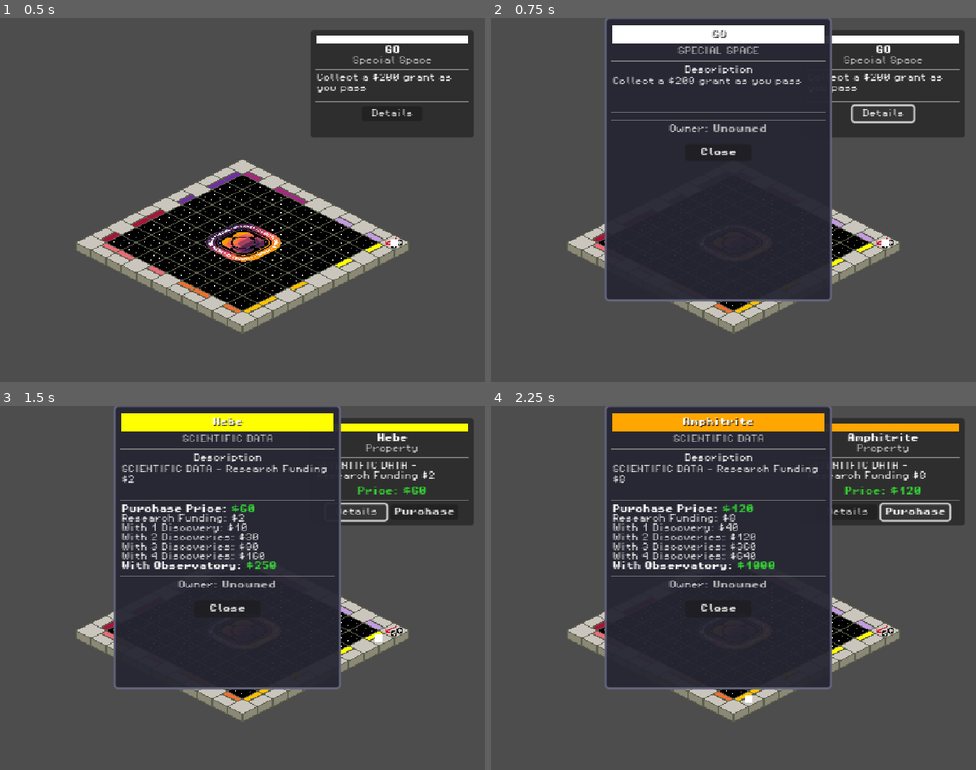
Above: before the commit, frames 1-4 (two rows, left to right).
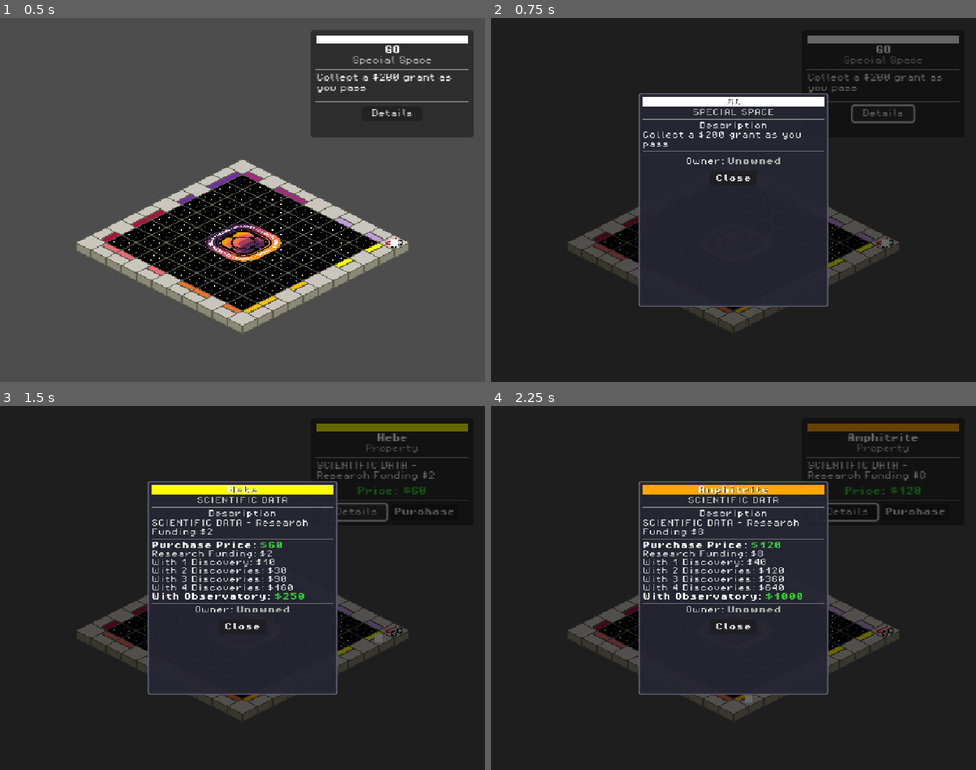
Above: after the commit, the same moments.

Repository: MissionToPsyche-Platinum/platinum_24d_game_psycheopoly-psb
Game: Godot game, scene res://scenes/GameBoard.tscn
Two runs of this game, one before a commit and one after it. Both use one fixed random seed, a clock stepped at 60 frames per second and the inputs below.
Inputs:
- Up to frame 1 (0.5 s): no input
- Up to frame 2 (0.75 s): click "Details" at 0.5 s
- Up to frame 3 (1.5 s): tap Enter at 1.25 s; hold Right from 1.28 s (still down)
- Up to frame 4 (2.25 s): tap Space at 1.52 s; release Right at 2 s; click "Purchase" at 2 s

Frame 1 is identical in both runs. In frame 2, 72% of the frame differs, in the area x 0-100%, y 0-100%; in frame 3, 74%; in frame 4, 74%.

Commit message:
feat: refactor PropertyDetailsPopup and space info panel for improved structure and functionality

Diff:
--- a/scenes/PropertyDetailsPopup.tscn
+++ b/scenes/PropertyDetailsPopup.tscn
@@ -16,18 +16,30 @@
 corner_radius_bottom_right = 4
 corner_radius_bottom_left = 4
 
-[node name="PropertyDetailsPopup" type="Control"]
-process_mode = 3
-layout_mode = 3
+[node name="PropertyDetailsPopup" type="CanvasLayer"]
+layer = 100
+follow_viewport_enabled = false
+script = ExtResource("1_details_script")
+
+[node name="Control" type="Control" parent="."]
 anchors_preset = 15
 anchor_right = 1.0
 anchor_bottom = 1.0
 grow_horizontal = 2
 grow_vertical = 2
 mouse_filter = 2
-script = ExtResource("1_details_script")
-
-[node name="CenterContainer" type="CenterContainer" parent="."]
+
+[node name="DimBackground" type="ColorRect" parent="Control"]
+layout_mode = 1
+anchors_preset = 15
+anchor_right = 1.0
+anchor_bottom = 1.0
+grow_horizontal = 2
+grow_vertical = 2
+mouse_filter = 0
+color = Color(0, 0, 0, 0.6)
+
+[node name="CenterContainer" type="CenterContainer" parent="Control"]
 layout_mode = 1
 anchors_preset = 15
 anchor_right = 1.0
@@ -36,13 +48,13 @@
 grow_vertical = 2
 mouse_filter = 2
 
-[node name="Panel" type="Panel" parent="CenterContainer"]
-custom_minimum_size = Vector2(240, 300)
+[node name="Panel" type="Panel" parent="Control/CenterContainer"]
+custom_minimum_size = Vector2(400, 450)
 layout_mode = 2
 mouse_filter = 1
 theme_override_styles/panel = SubResource("StyleBoxFlat_panel")
 
-[node name="PanelContainer" type="MarginContainer" parent="CenterContainer/Panel"]
+[node name="PanelContainer" type="MarginContainer" parent="Control/CenterContainer/Panel"]
 layout_mode = 1
 anchors_preset = 15
 anchor_right = 1.0
@@ -55,16 +67,16 @@
 theme_override_constants/margin_right = 8
 theme_override_constants/margin_bottom = 8
 
-[node name="VBoxContainer" type="VBoxContainer" parent="CenterContainer/Panel/PanelContainer"]
+[node name="VBoxContainer" type="VBoxContainer" parent="Control/CenterContainer/Panel/PanelContainer"]
 layout_mode = 2
 theme_override_constants/separation = 4
 
-[node name="ColorBar" type="ColorRect" parent="CenterContainer/Panel/PanelContainer/VBoxContainer"]
+[node name="ColorBar" type="ColorRect" parent="Control/CenterContainer/Panel/PanelContainer/VBoxContainer"]
 custom_minimum_size = Vector2(0, 20)
 layout_mode = 2
 color = Color(0.4, 0.7, 1, 1)
 
-[node name="PropertyName" type="Label" parent="CenterContainer/Panel/PanelContainer/VBoxContainer/ColorBar"]
+[node name="PropertyName" type="Label" parent="Control/CenterContainer/Panel/PanelContainer/VBoxContainer/ColorBar"]
 layout_mode = 1
 anchors_preset = 15
 anchor_right = 1.0
@@ -74,205 +86,205 @@
 theme_override_colors/font_color = Color(1, 1, 1, 1)
 theme_override_colors/font_shadow_color = Color(0, 0, 0, 0.5)
 theme_override_fonts/font = ExtResource("3_font_bold")
-theme_override_font_sizes/font_size = 8
+theme_override_font_sizes/font_size = 16
 text = "Property Name"
 horizontal_alignment = 1
 vertical_alignment = 1
 
-[node name="PropertyType" type="Label" parent="CenterContainer/Panel/PanelContainer/VBoxContainer"]
+[node name="PropertyType" type="Label" parent="Control/CenterContainer/Panel/PanelContainer/VBoxContainer"]
 layout_mode = 2
 theme_override_colors/font_color = Color(0.8, 0.8, 0.8, 1)
 theme_override_fonts/font = ExtResource("2_font")
-theme_override_font_sizes/font_size = 8
+theme_override_font_sizes/font_size = 16
 text = "Property Type"
 horizontal_alignment = 1
 
-[node name="HSeparator" type="HSeparator" parent="CenterContainer/Panel/PanelContainer/VBoxContainer"]
-layout_mode = 2
-
-[node name="DescriptionLabel" type="Label" parent="CenterContainer/Panel/PanelContainer/VBoxContainer"]
-layout_mode = 2
-theme_override_colors/font_color = Color(1, 1, 1, 1)
-theme_override_fonts/font = ExtResource("2_font")
-theme_override_font_sizes/font_size = 8
+[node name="HSeparator" type="HSeparator" parent="Control/CenterContainer/Panel/PanelContainer/VBoxContainer"]
+layout_mode = 2
+
+[node name="DescriptionLabel" type="Label" parent="Control/CenterContainer/Panel/PanelContainer/VBoxContainer"]
+layout_mode = 2
+theme_override_colors/font_color = Color(1, 1, 1, 1)
+theme_override_fonts/font = ExtResource("2_font")
+theme_override_font_sizes/font_size = 16
 text = "Description"
 horizontal_alignment = 1
 
-[node name="Description" type="Label" parent="CenterContainer/Panel/PanelContainer/VBoxContainer"]
+[node name="Description" type="Label" parent="Control/CenterContainer/Panel/PanelContainer/VBoxContainer"]
 custom_minimum_size = Vector2(0, 30)
 layout_mode = 2
 theme_override_colors/font_color = Color(0.9, 0.9, 0.9, 1)
 theme_override_fonts/font = ExtResource("2_font")
-theme_override_font_sizes/font_size = 8
+theme_override_font_sizes/font_size = 16
 text = "Property description goes here with details about the space."
 autowrap_mode = 3
 
-[node name="HSeparator2" type="HSeparator" parent="CenterContainer/Panel/PanelContainer/VBoxContainer"]
-layout_mode = 2
-
-[node name="DetailsContainer" type="VBoxContainer" parent="CenterContainer/Panel/PanelContainer/VBoxContainer"]
+[node name="HSeparator2" type="HSeparator" parent="Control/CenterContainer/Panel/PanelContainer/VBoxContainer"]
+layout_mode = 2
+
+[node name="DetailsContainer" type="VBoxContainer" parent="Control/CenterContainer/Panel/PanelContainer/VBoxContainer"]
 layout_mode = 2
 theme_override_constants/separation = 2
 
-[node name="PriceContainer" type="HBoxContainer" parent="CenterContainer/Panel/PanelContainer/VBoxContainer/DetailsContainer"]
-layout_mode = 2
-
-[node name="Label" type="Label" parent="CenterContainer/Panel/PanelContainer/VBoxContainer/DetailsContainer/PriceContainer"]
-custom_minimum_size = Vector2(90, 0)
-layout_mode = 2
-theme_override_colors/font_color = Color(1, 1, 1, 1)
-theme_override_fonts/font = ExtResource("3_font_bold")
-theme_override_font_sizes/font_size = 8
+[node name="PriceContainer" type="HBoxContainer" parent="Control/CenterContainer/Panel/PanelContainer/VBoxContainer/DetailsContainer"]
+layout_mode = 2
+
+[node name="Label" type="Label" parent="Control/CenterContainer/Panel/PanelContainer/VBoxContainer/DetailsContainer/PriceContainer"]
+custom_minimum_size = Vector2(90, 0)
+layout_mode = 2
+theme_override_colors/font_color = Color(1, 1, 1, 1)
+theme_override_fonts/font = ExtResource("3_font_bold")
+theme_override_font_sizes/font_size = 16
 text = "Purchase Price:"
 
-[node name="Value" type="Label" parent="CenterContainer/Panel/PanelContainer/VBoxContainer/DetailsContainer/PriceContainer"]
+[node name="Value" type="Label" parent="Control/CenterContainer/Panel/PanelContainer/VBoxContainer/DetailsContainer/PriceContainer"]
 layout_mode = 2
 theme_override_colors/font_color = Color(0.2, 0.8, 0.2, 1)
 theme_override_fonts/font = ExtResource("3_font_bold")
-theme_override_font_sizes/font_size = 8
+theme_override_font_sizes/font_size = 16
 text = "$200"
 
-[node name="RentContainer" type="HBoxContainer" parent="CenterContainer/Panel/PanelContainer/VBoxContainer/DetailsContainer"]
-layout_mode = 2
-
-[node name="Label" type="Label" parent="CenterContainer/Panel/PanelContainer/VBoxContainer/DetailsContainer/RentContainer"]
-custom_minimum_size = Vector2(90, 0)
-layout_mode = 2
-theme_override_colors/font_color = Color(0.9, 0.9, 0.9, 1)
-theme_override_fonts/font = ExtResource("2_font")
-theme_override_font_sizes/font_size = 8
+[node name="RentContainer" type="HBoxContainer" parent="Control/CenterContainer/Panel/PanelContainer/VBoxContainer/DetailsContainer"]
+layout_mode = 2
+
+[node name="Label" type="Label" parent="Control/CenterContainer/Panel/PanelContainer/VBoxContainer/DetailsContainer/RentContainer"]
+custom_minimum_size = Vector2(90, 0)
+layout_mode = 2
+theme_override_colors/font_color = Color(0.9, 0.9, 0.9, 1)
+theme_override_fonts/font = ExtResource("2_font")
+theme_override_font_sizes/font_size = 16
 text = "Research Funding:"
 
-[node name="Value" type="Label" parent="CenterContainer/Panel/PanelContainer/VBoxContainer/DetailsContainer/RentContainer"]
-layout_mode = 2
-theme_override_colors/font_color = Color(0.9, 0.9, 0.9, 1)
-theme_override_fonts/font = ExtResource("2_font")
-theme_override_font_sizes/font_size = 8
+[node name="Value" type="Label" parent="Control/CenterContainer/Panel/PanelContainer/VBoxContainer/DetailsContainer/RentContainer"]
+layout_mode = 2
+theme_override_colors/font_color = Color(0.9, 0.9, 0.9, 1)
+theme_override_fonts/font = ExtResource("2_font")
+theme_override_font_sizes/font_size = 16
 text = "$2"
 
-[node name="Rent1Container" type="HBoxContainer" parent="CenterContainer/Panel/PanelContainer/VBoxContainer/DetailsContainer"]
-layout_mode = 2
-
-[node name="Label" type="Label" parent="CenterContainer/Panel/PanelContainer/VBoxContainer/DetailsContainer/Rent1Container"]
-custom_minimum_size = Vector2(90, 0)
-layout_mode = 2
-theme_override_colors/font_color = Color(0.9, 0.9, 0.9, 1)
-theme_override_fonts/font = ExtResource("2_font")
-theme_override_font_sizes/font_size = 8
+[node name="Rent1Container" type="HBoxContainer" parent="Control/CenterContainer/Panel/PanelContainer/VBoxContainer/DetailsContainer"]
+layout_mode = 2
+
+[node name="Label" type="Label" parent="Control/CenterContainer/Panel/PanelContainer/VBoxContainer/DetailsContainer/Rent1Container"]
+custom_minimum_size = Vector2(90, 0)
+layout_mode = 2
+theme_override_colors/font_color = Color(0.9, 0.9, 0.9, 1)
+theme_override_fonts/font = ExtResource("2_font")
+theme_override_font_sizes/font_size = 16
 text = "With 1 Discovery:"
 
-[node name="Value" type="Label" parent="CenterContainer/Panel/PanelContainer/VBoxContainer/DetailsContainer/Rent1Container"]
-layout_mode = 2
-theme_override_colors/font_color = Color(0.9, 0.9, 0.9, 1)
-theme_override_fonts/font = ExtResource("2_font")
-theme_override_font_sizes/font_size = 8
+[node name="Value" type="Label" parent="Control/CenterContainer/Panel/PanelContainer/VBoxContainer/DetailsContainer/Rent1Container"]
+layout_mode = 2
+theme_override_colors/font_color = Color(0.9, 0.9, 0.9, 1)
+theme_override_fonts/font = ExtResource("2_font")
+theme_override_font_sizes/font_size = 16
 text = "$10"
 
-[node name="Rent2Container" type="HBoxContainer" parent="CenterContainer/Panel/PanelContainer/VBoxContainer/DetailsContainer"]
-layout_mode = 2
-
-[node name="Label" type="Label" parent="CenterContainer/Panel/PanelContainer/VBoxContainer/DetailsContainer/Rent2Container"]
-custom_minimum_size = Vector2(90, 0)
-layout_mode = 2
-theme_override_colors/font_color = Color(0.9, 0.9, 0.9, 1)
-theme_override_fonts/font = ExtResource("2_font")
-theme_override_font_sizes/font_size = 8
+[node name="Rent2Container" type="HBoxContainer" parent="Control/CenterContainer/Panel/PanelContainer/VBoxContainer/DetailsContainer"]
+layout_mode = 2
+
+[node name="Label" type="Label" parent="Control/CenterContainer/Panel/PanelContainer/VBoxContainer/DetailsContainer/Rent2Container"]
+custom_minimum_size = Vector2(90, 0)
+layout_mode = 2
+theme_override_colors/font_color = Color(0.9, 0.9, 0.9, 1)
+theme_override_fonts/font = ExtResource("2_font")
+theme_override_font_sizes/font_size = 16
 text = "With 2 Discoveries:"
 
-[node name="Value" type="Label" parent="CenterContainer/Panel/PanelContainer/VBoxContainer/DetailsContainer/Rent2Container"]
-layout_mode = 2
-theme_override_colors/font_color = Color(0.9, 0.9, 0.9, 1)
-theme_override_fonts/font = ExtResource("2_font")
-theme_override_font_sizes/font_size = 8
+[node name="Value" type="Label" parent="Control/CenterContainer/Panel/PanelContainer/VBoxContainer/DetailsContainer/Rent2Container"]
+layout_mode = 2
+theme_override_colors/font_color = Color(0.9, 0.9, 0.9, 1)
+theme_override_fonts/font = ExtResource("2_font")
+theme_override_font_sizes/font_size = 16
 text = "$30"
 
-[node name="Rent3Container" type="HBoxContainer" parent="CenterContainer/Panel/PanelContainer/VBoxContainer/DetailsContainer"]
-layout_mode = 2
-
-[node name="Label" type="Label" parent="CenterContainer/Panel/PanelContainer/VBoxContainer/DetailsContainer/Rent3Container"]
-custom_minimum_size = Vector2(90, 0)
-layout_mode = 2
-theme_override_colors/font_color = Color(0.9, 0.9, 0.9, 1)
-theme_override_fonts/font = ExtResource("2_font")
-theme_override_font_sizes/font_size = 8
+[node name="Rent3Container" type="HBoxContainer" parent="Control/CenterContainer/Panel/PanelContainer/VBoxContainer/DetailsContainer"]
+layout_mode = 2
+
+[node name="Label" type="Label" parent="Control/CenterContainer/Panel/PanelContainer/VBoxContainer/DetailsContainer/Rent3Container"]
+custom_minimum_size = Vector2(90, 0)
+layout_mode = 2
+theme_override_colors/font_color = Color(0.9, 0.9, 0.9, 1)
+theme_override_fonts/font = ExtResource("2_font")
+theme_override_font_sizes/font_size = 16
 text = "With 3 Discoveries:"
 
-[node name="Value" type="Label" parent="CenterContainer/Panel/PanelContainer/VBoxContainer/DetailsContainer/Rent3Container"]
-layout_mode = 2
-theme_override_colors/font_color = Color(0.9, 0.9, 0.9, 1)
-theme_override_fonts/font = ExtResource("2_font")
-theme_override_font_sizes/font_size = 8
+[node name="Value" type="Label" parent="Control/CenterContainer/Panel/PanelContainer/VBoxContainer/DetailsContainer/Rent3Container"]
+layout_mode = 2
+theme_override_colors/font_color = Color(0.9, 0.9, 0.9, 1)
+theme_override_fonts/font = ExtResource("2_font")
+theme_override_font_sizes/font_size = 16
 text = "$90"
 
-[node name="Rent4Container" type="HBoxContainer" parent="CenterContainer/Panel/PanelContainer/VBoxContainer/DetailsContainer"]
-layout_mode = 2
-
-[node name="Label" type="Label" parent="CenterContainer/Panel/PanelContainer/VBoxContainer/DetailsContainer/Rent4Container"]
-custom_minimum_size = Vector2(90, 0)
-layout_mode = 2
-theme_override_colors/font_color = Color(0.9, 0.9, 0.9, 1)
-theme_override_fonts/font = ExtResource("2_font")
-theme_override_font_sizes/font_size = 8
+[node name="Rent4Container" type="HBoxContainer" parent="Control/CenterContainer/Panel/PanelContainer/VBoxContainer/DetailsContainer"]
+layout_mode = 2
+
+[node name="Label" type="Label" parent="Control/CenterContainer/Panel/PanelContainer/VBoxContainer/DetailsContainer/Rent4Container"]
+custom_minimum_size = Vector2(90, 0)
+layout_mode = 2
+theme_override_colors/font_color = Color(0.9, 0.9, 0.9, 1)
+theme_override_fonts/font = ExtResource("2_font")
+theme_override_font_sizes/font_size = 16
 text = "With 4 Discoveries:"
 
-[node name="Value" type="Label" parent="CenterContainer/Panel/PanelContainer/VBoxContainer/DetailsContainer/Rent4Container"]
-layout_mode = 2
-theme_override_colors/font_color = Color(0.9, 0.9, 0.9, 1)
-theme_override_fonts/font = ExtResource("2_font")
-theme_override_font_sizes/font_size = 8
+[node name="Value" type="Label" parent="Control/CenterContainer/Panel/PanelContainer/VBoxContainer/DetailsContainer/Rent4Container"]
+layout_mode = 2
+theme_override_colors/font_color = Color(0.9, 0.9, 0.9, 1)
+theme_override_fonts/font = ExtResource("2_font")
+theme_override_font_sizes/font_size = 16
 text = "$160"
 
-[node name="RentFullContainer" type="HBoxContainer" parent="CenterContainer/Panel/PanelContainer/VBoxContainer/DetailsContainer"]
-layout_mode = 2
-
-[node name="Label" type="Label" parent="CenterContainer/Panel/PanelContainer/VBoxContainer/DetailsContainer/RentFullContainer"]
-custom_minimum_size = Vector2(90, 0)
-layout_mode = 2
-theme_override_colors/font_color = Color(1, 1, 1, 1)
-theme_override_fonts/font = ExtResource("3_font_bold")
-theme_override_font_sizes/font_size = 8
+[node name="RentFullContainer" type="HBoxContainer" parent="Control/CenterContainer/Panel/PanelContainer/VBoxContainer/DetailsContainer"]
+layout_mode = 2
+
+[node name="Label" type="Label" parent="Control/CenterContainer/Panel/PanelContainer/VBoxContainer/DetailsContainer/RentFullContainer"]
+custom_minimum_size = Vector2(90, 0)
+layout_mode = 2
+theme_override_colors/font_color = Color(1, 1, 1, 1)
+theme_override_fonts/font = ExtResource("3_font_bold")
+theme_override_font_sizes/font_size = 16
 text = "With Observatory:"
 
-[node name="Value" type="Label" parent="CenterContainer/Panel/PanelContainer/VBoxContainer/DetailsContainer/RentFullContainer"]
+[node name="Value" type="Label" parent="Control/CenterContainer/Panel/PanelContainer/VBoxContainer/DetailsContainer/RentFullContainer"]
 layout_mode = 2
 theme_override_colors/font_color = Color(0.2, 0.8, 0.2, 1)
 theme_override_fonts/font = ExtResource("3_font_bold")
-theme_override_font_sizes/font_size = 8
+theme_override_font_sizes/font_size = 16
 text = "$250"
 
-[node name="HSeparator3" type="HSeparator" parent="CenterContainer/Panel/PanelContainer/VBoxContainer"]
-layout_mode = 2
-
-[node name="OwnerContainer" type="HBoxContainer" parent="CenterContainer/Panel/PanelContainer/VBoxContainer"]
+[node name="HSeparator3" type="HSeparator" parent="Control/CenterContainer/Panel/PanelContainer/VBoxContainer"]
+layout_mode = 2
+
+[node name="OwnerContainer" type="HBoxContainer" parent="Control/CenterContainer/Panel/PanelContainer/VBoxContainer"]
 layout_mode = 2
 alignment = 1
 
-[node name="Label" type="Label" parent="CenterContainer/Panel/PanelContainer/VBoxContainer/OwnerContainer"]
-layout_mode = 2
-theme_override_colors/font_color = Color(0.9, 0.9, 0.9, 1)
-theme_override_fonts/font = ExtResource("2_font")
-theme_override_font_sizes/font_size = 8
+[node name="Label" type="Label" parent="Control/CenterContainer/Panel/PanelContainer/VBoxContainer/OwnerContainer"]
+layout_mode = 2
+theme_override_colors/font_color = Color(0.9, 0.9, 0.9, 1)
+theme_override_fonts/font = ExtResource("2_font")
+theme_override_font_sizes/font_size = 16
 text = "Owner:"
 
-[node name="OwnerLabel" type="Label" parent="CenterContainer/Panel/PanelContainer/VBoxContainer/OwnerContainer"]
+[node name="OwnerLabel" type="Label" parent="Control/CenterContainer/Panel/PanelContainer/VBoxContainer/OwnerContainer"]
 layout_mode = 2
 theme_override_colors/font_color = Color(1, 0.8, 0, 1)
 theme_override_fonts/font = ExtResource("3_font_bold")
-theme_override_font_sizes/font_size = 8
+theme_override_font_sizes/font_size = 16
 text = "Unowned"
 
-[node name="Spacer" type="Control" parent="CenterContainer/Panel/PanelContainer/VBoxContainer"]
+[node name="Spacer" type="Control" parent="Control/CenterContainer/Panel/PanelContainer/VBoxContainer"]
 custom_minimum_size = Vector2(0, 4)
 layout_mode = 2
 
-[node name="ButtonContainer" type="HBoxContainer" parent="CenterContainer/Panel/PanelContainer/VBoxContainer"]
+[node name="ButtonContainer" type="HBoxContainer" parent="Control/CenterContainer/Panel/PanelContainer/VBoxContainer"]
 layout_mode = 2
 theme_override_constants/separation = 8
 alignment = 1
 
-[node name="CloseButton" type="Button" parent="CenterContainer/Panel/PanelContainer/VBoxContainer/ButtonContainer"]
-custom_minimum_size = Vector2(70, 18)
-layout_mode = 2
-theme_override_fonts/font = ExtResource("3_font_bold")
-theme_override_font_sizes/font_size = 8
+[node name="CloseButton" type="Button" parent="Control/CenterContainer/Panel/PanelContainer/VBoxContainer/ButtonContainer"]
+custom_minimum_size = Vector2(100, 32)
+layout_mode = 2
+theme_override_fonts/font = ExtResource("3_font_bold")
+theme_override_font_sizes/font_size = 16
 text = "Close"
--- a/scripts/core/space_info_panel.gd
+++ b/scripts/core/space_info_panel.gd
@@ -18,7 +18,7 @@
 var current_space: int = 0
 
 # Popup instance
-var _details_popup: Control = null
+var _details_popup: CanvasLayer = null
 
 
 func _ready() -> void:
@@ -98,21 +98,13 @@
 	# Create popup if it doesn't exist
 	if _details_popup == null:
 		_details_popup = PropertyDetailsPopup.instantiate()
-		# Add to GameBoard scene (go up to find the root scene)
-		var game_board = get_tree().root.get_node("GameBoard")
-		if game_board:
-			game_board.add_child(_details_popup)
-			print("Popup added to GameBoard")
-		else:
-			get_tree().root.add_child(_details_popup)
-			print("Popup added to root")
-		print("Popup node path: ", _details_popup.get_path())
+		# CanvasLayers must be added to the SceneTree directly
+		get_tree().root.add_child(_details_popup)
+		print("Popup created and will be added to scene tree")
 
 	# Show the popup with current space details
 	print("Showing details for space: ", current_space)
-	print("Popup visible before show: ", _details_popup.visible)
 	_details_popup.show_space_details(current_space, "Unowned")  # TODO: Get actual owner
-	print("Popup visible after show: ", _details_popup.visible)
 
 
 # Called when the Purchase button is pressed
--- a/scripts/ui/property_details_popup.gd
+++ b/scripts/ui/property_details_popup.gd
@@ -1,36 +1,39 @@
-extends Control
+extends CanvasLayer
 
 # Load space data
 const SpaceData = preload("res://scripts/core/space_data.gd")
 
 # References to UI elements
-@onready var color_bar: ColorRect = $CenterContainer/Panel/PanelContainer/VBoxContainer/ColorBar
-@onready var property_name: Label = $CenterContainer/Panel/PanelContainer/VBoxContainer/ColorBar/PropertyName
-@onready var property_type: Label = $CenterContainer/Panel/PanelContainer/VBoxContainer/PropertyType
-@onready var description: Label = $CenterContainer/Panel/PanelContainer/VBoxContainer/Description
-@onready var details_container: VBoxContainer = $CenterContainer/Panel/PanelContainer/VBoxContainer/DetailsContainer
-@onready var owner_label: Label = $CenterContainer/Panel/PanelContainer/VBoxContainer/OwnerContainer/OwnerLabel
-@onready var close_button: Button = $CenterContainer/Panel/PanelContainer/VBoxContainer/ButtonContainer/CloseButton
+@onready var color_bar: ColorRect = $Control/CenterContainer/Panel/PanelContainer/VBoxContainer/ColorBar
+@onready var property_name: Label = $Control/CenterContainer/Panel/PanelContainer/VBoxContainer/ColorBar/PropertyName
+@onready var property_type: Label = $Control/CenterContainer/Panel/PanelContainer/VBoxContainer/PropertyType
+@onready var description: Label = $Control/CenterContainer/Panel/PanelContainer/VBoxContainer/Description
+@onready var details_container: VBoxContainer = $Control/CenterContainer/Panel/PanelContainer/VBoxContainer/DetailsContainer
+@onready var owner_label: Label = $Control/CenterContainer/Panel/PanelContainer/VBoxContainer/OwnerContainer/OwnerLabel
+@onready var close_button: Button = $Control/CenterContainer/Panel/PanelContainer/VBoxContainer/ButtonContainer/CloseButton
 
 # Detail row references
-@onready var price_value: Label = $CenterContainer/Panel/PanelContainer/VBoxContainer/DetailsContainer/PriceContainer/Value
-@onready var rent_value: Label = $CenterContainer/Panel/PanelContainer/VBoxContainer/DetailsContainer/RentContainer/Value
-@onready var rent1_container: HBoxContainer = $CenterContainer/Panel/PanelContainer/VBoxContainer/DetailsContainer/Rent1Container
-@onready var rent1_value: Label = $CenterContainer/Panel/PanelContainer/VBoxContainer/DetailsContainer/Rent1Container/Value
-@onready var rent2_container: HBoxContainer = $CenterContainer/Panel/PanelContainer/VBoxContainer/DetailsContainer/Rent2Container
-@onready var rent2_value: Label = $CenterContainer/Panel/PanelContainer/VBoxContainer/DetailsContainer/Rent2Container/Value
-@onready var rent3_container: HBoxContainer = $CenterContainer/Panel/PanelContainer/VBoxContainer/DetailsContainer/Rent3Container
-@onready var rent3_value: Label = $CenterContainer/Panel/PanelContainer/VBoxContainer/DetailsContainer/Rent3Container/Value
-@onready var rent4_container: HBoxContainer = $CenterContainer/Panel/PanelContainer/VBoxContainer/DetailsContainer/Rent4Container
-@onready var rent4_value: Label = $CenterContainer/Panel/PanelContainer/VBoxContainer/DetailsContainer/Rent4Container/Value
-@onready var rent_full_container: HBoxContainer = $CenterContainer/Panel/PanelContainer/VBoxContainer/DetailsContainer/RentFullContainer
-@onready var rent_full_value: Label = $CenterContainer/Panel/PanelContainer/VBoxContainer/DetailsContainer/RentFullContainer/Value
+@onready var price_value: Label = $Control/CenterContainer/Panel/PanelContainer/VBoxContainer/DetailsContainer/PriceContainer/Value
+@onready var rent_value: Label = $Control/CenterContainer/Panel/PanelContainer/VBoxContainer/DetailsContainer/RentContainer/Value
+@onready var rent1_container: HBoxContainer = $Control/CenterContainer/Panel/PanelContainer/VBoxContainer/DetailsContainer/Rent1Container
+@onready var rent1_value: Label = $Control/CenterContainer/Panel/PanelContainer/VBoxContainer/DetailsContainer/Rent1Container/Value
+@onready var rent2_container: HBoxContainer = $Control/CenterContainer/Panel/PanelContainer/VBoxContainer/DetailsContainer/Rent2Container
+@onready var rent2_value: Label = $Control/CenterContainer/Panel/PanelContainer/VBoxContainer/DetailsContainer/Rent2Container/Value
+@onready var rent3_container: HBoxContainer = $Control/CenterContainer/Panel/PanelContainer/VBoxContainer/DetailsContainer/Rent3Container
+@onready var rent3_value: Label = $Control/CenterContainer/Panel/PanelContainer/VBoxContainer/DetailsContainer/Rent3Container/Value
+@onready var rent4_container: HBoxContainer = $Control/CenterContainer/Panel/PanelContainer/VBoxContainer/DetailsContainer/Rent4Container
+@onready var rent4_value: Label = $Control/CenterContainer/Panel/PanelContainer/VBoxContainer/DetailsContainer/Rent4Container/Value
+@onready var rent_full_container: HBoxContainer = $Control/CenterContainer/Panel/PanelContainer/VBoxContainer/DetailsContainer/RentFullContainer
+@onready var rent_full_value: Label = $Control/CenterContainer/Panel/PanelContainer/VBoxContainer/DetailsContainer/RentFullContainer/Value
 
 # Current space being displayed
 var current_space: int = 0
 
 
 func _ready() -> void:
+	# Ensure the popup stays fixed on screen (HUD mode)
+	follow_viewport_enabled = false
+
 	# Connect button signals
 	close_button.pressed.connect(_on_close_pressed)
 
